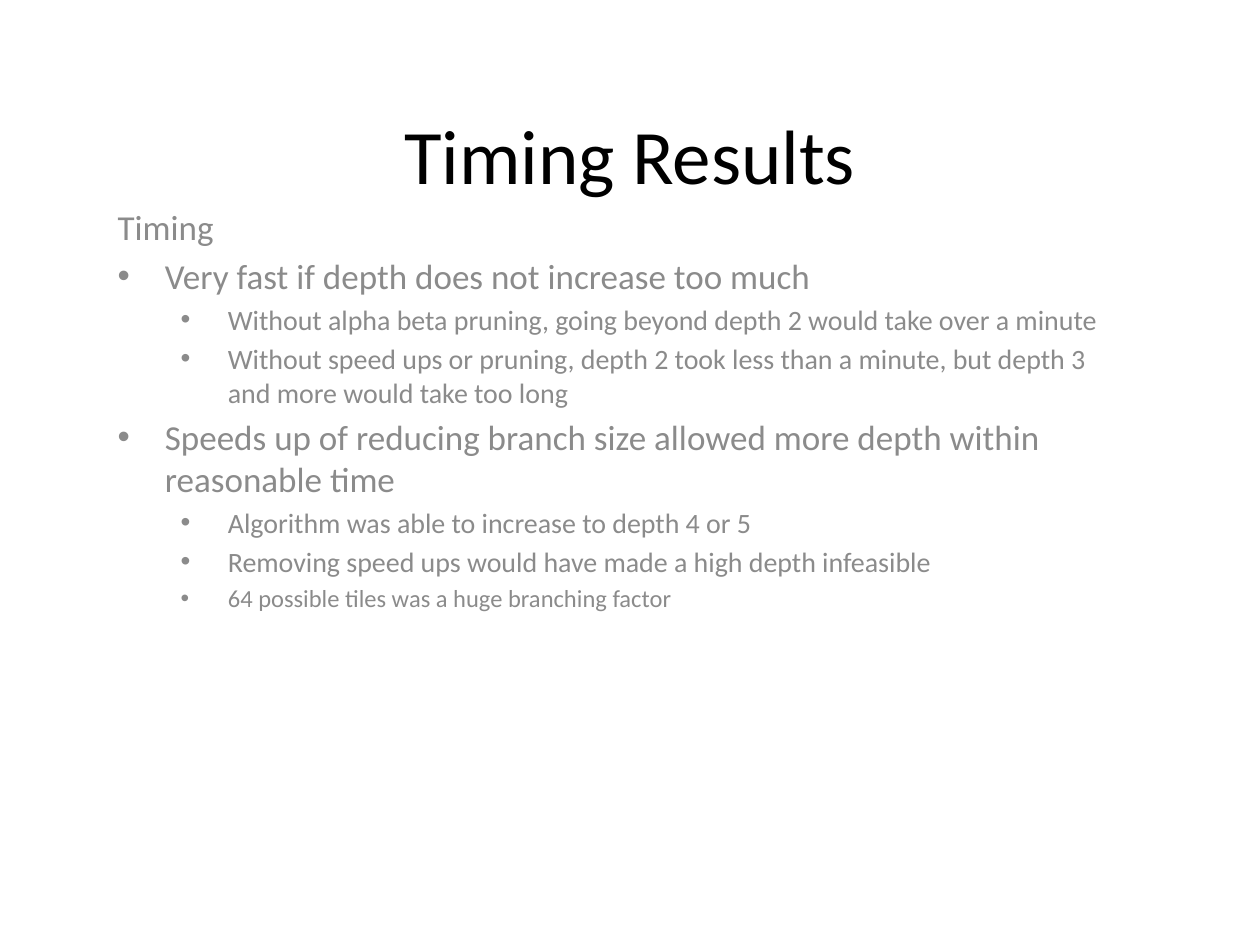
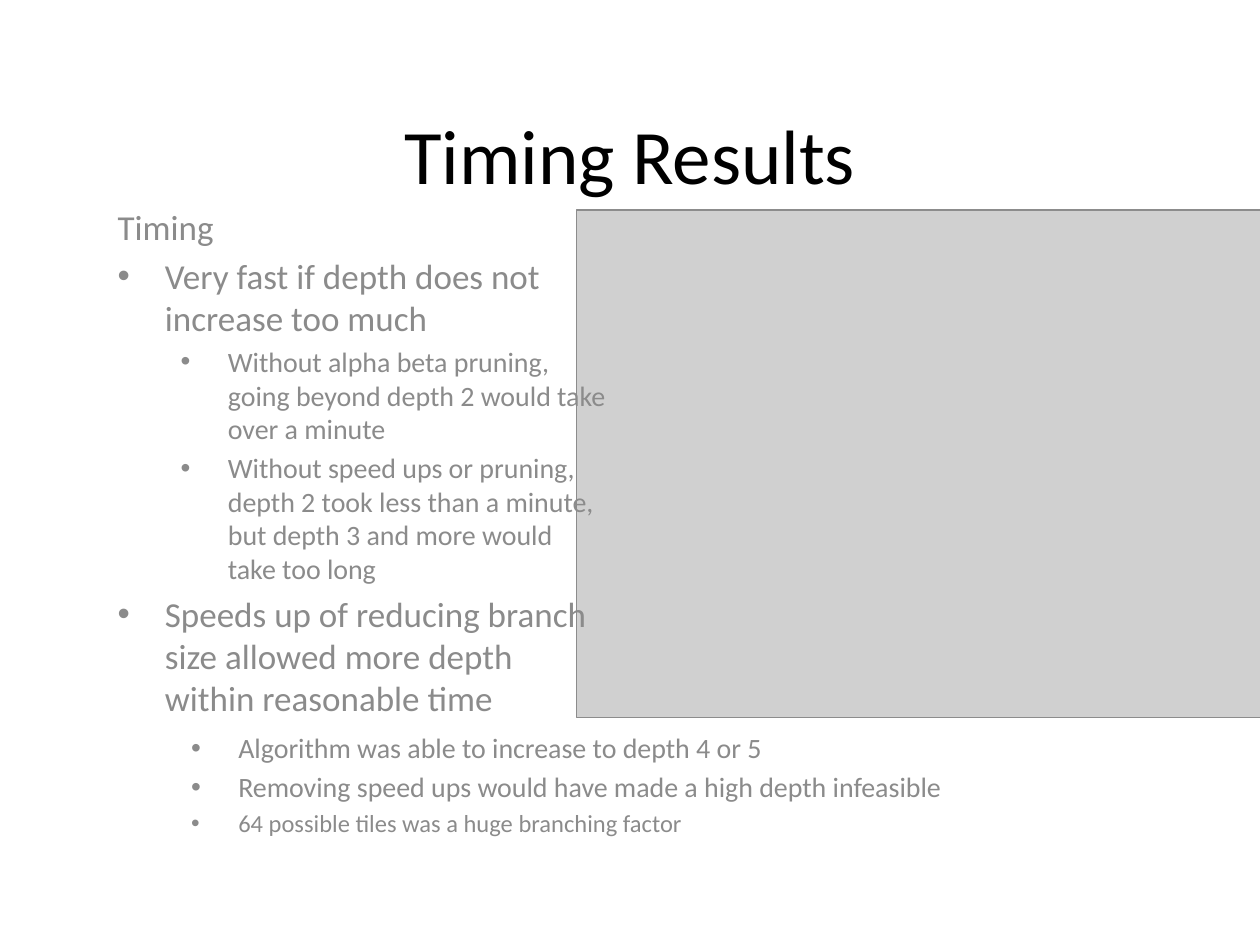
Before and after one commit to yangjiao2/271AIgame, a slide deck: slide 13 of Presentation.pptx. Drawn at 1260x945 pixels with LibreOffice and Linux fonts; fonts in the diff are those of the drawing; grey boxes stand for pictures. Boxes give left, top, right and bottom in pixels: in the first picture for what was removed or moved away, otherwise in the second. Text is boxed around its words. In the diff, an @@ line names an element or a change of style, - is before the commit and + after.

```diff
--- a/Presentation.pptx
+++ b/Presentation.pptx
@@ picture added at bbox=[577, 210, 1260, 718] @@
@@ subtitle at bbox=[228, 513, 930, 611]: paragraphs removed @@
-  • Algorithm was able to increase to depth 4 or 5
-  • Removing speed ups would have made a high depth infeasible
-  • 64 possible tiles was a huge branching factor
@@ text added at bbox=[238, 738, 941, 836], 16 pt, text #8C8C8C @@
+  • Algorithm was able to increase to depth 4 or 5
+  • Removing speed ups would have made a high depth infeasible
+  • 64 possible tiles was a huge branching factor
```
Also in this commit, not shown: 2 other slides changed, 4 other files.
